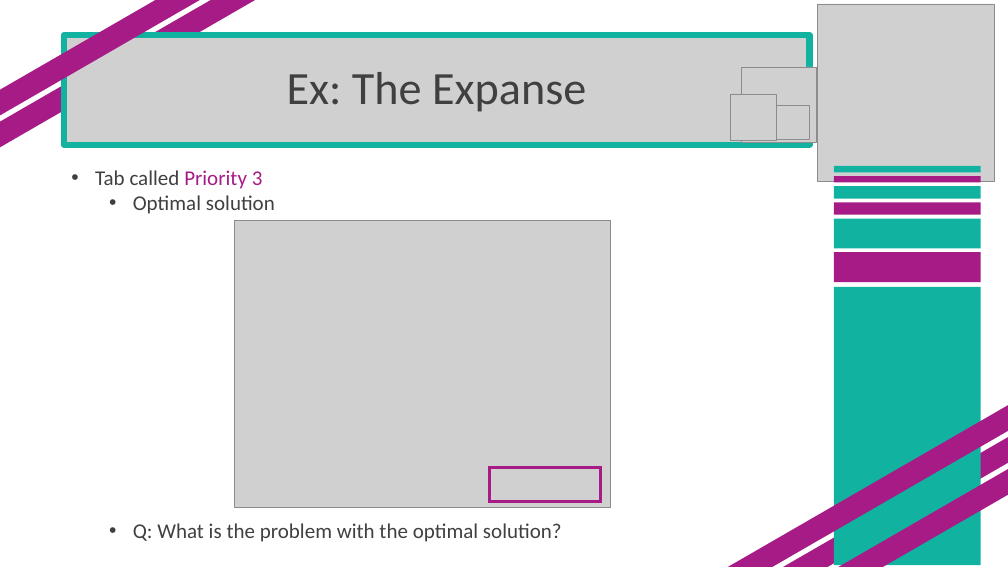
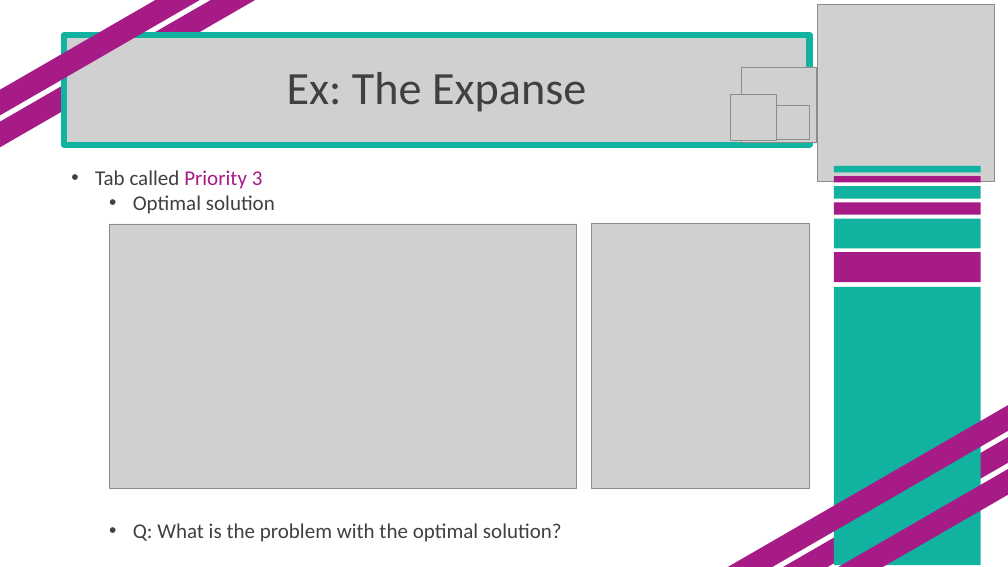
Before and after one commit to SuperMarioGiacomazzo/STOR305_WEBSITE, a slide deck: slide 17 of Lectures/Lecture 17/Lecture 17.pptx. Drawn at 1008x567 pixels with LibreOffice and Linux fonts; fonts in the diff are those of the drawing; grey boxes stand for pictures. Boxes give left, top, right and bottom in pixels: in the first picture for what was removed or moved away, otherwise in the second. Text is boxed around its words. In the diff, an @@ line names an element or a change of style, - is before the commit and + after.

```diff
--- a/Lectures/Lecture 17/Lecture 17.pptx
+++ b/Lectures/Lecture 17/Lecture 17.pptx
@@ picture: place and size @@
-picture at bbox=[234, 221, 610, 507]
+picture at bbox=[109, 224, 576, 488]
@@ picture added at bbox=[591, 224, 810, 488] @@
@@ rectangle removed at bbox=[490, 468, 601, 502] @@
```
Also in this commit, not shown: 6 other slides changed, 9 other files.
